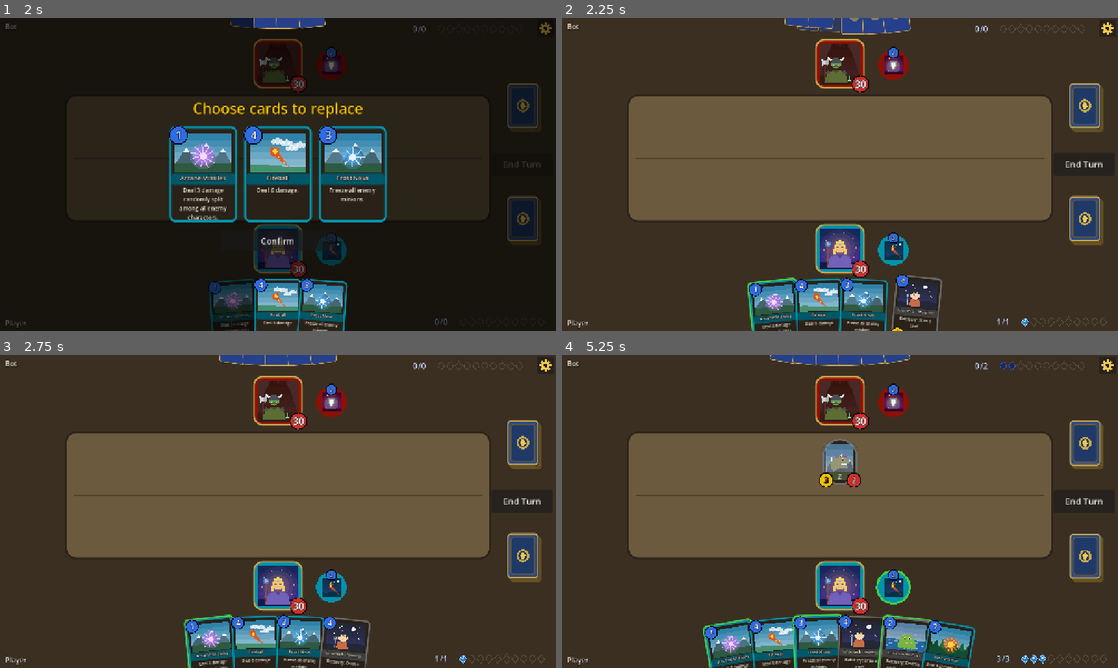
Above: before the commit, frames 1-4 (two rows, left to right).
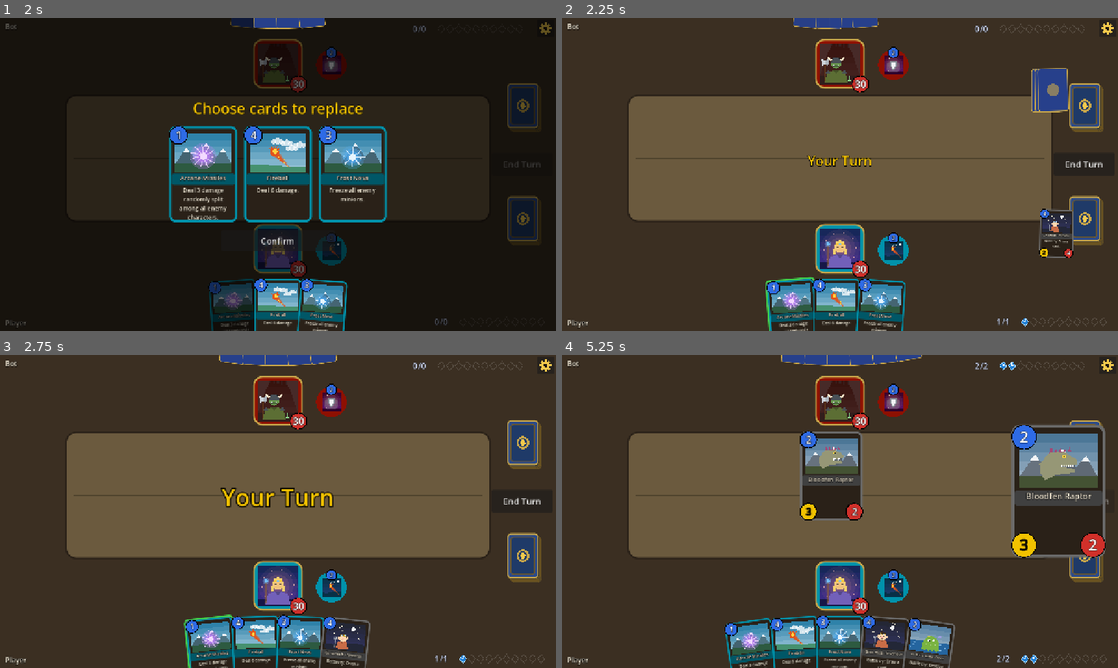
Above: after the commit, the same moments.

Repository: pycz2/classichs
Game: Godot game, scene res://ui/main.tscn
Two runs of this game, one before a commit and one after it. Both use one fixed random seed, a clock stepped at 60 frames per second and the inputs below.
Inputs (mouse positions are in pixels of both pictures, inside the frame that each line leads up to):
- Up to frame 1 (2 s): click "Training" at 0.5 s; click "Play" at 1.25 s
- Up to frame 2 (2.25 s): click "Confirm" at 2 s
- Up to frame 3 (2.75 s): no input
- Up to frame 4 (5.25 s): click "End Turn" at 2.75 s; click "End Turn" at 3.5 s; click (1084, 502) at 4.25 s, where only the run after the commit has a clickable "End Turn"; drag from (840, 511) to (895, 442) at 5.02 s

Frame 1 is identical in both runs. In frame 2, 6.0% of the frame differs, in the area x 33-92%, y 0-100%; in frame 3, 0.7%; in frame 4, 14%, in the area x 25-99%, y 0-100%.

Commit message:
Animation queue: opponent cards turn over in the middle, spells fly and burst, attackers leap at their targets, hero powers flash, secrets show, 'Your Turn' banner; the bot waits for the table
Co-Authored-By: Claude Opus 5.5 <noreply@anthropic.com>

Diff:
--- a/data/i18n/de.json
+++ b/data/i18n/de.json
@@ -251,6 +251,7 @@
 "You're a tough one to bag!": "Ihr seid ein harter Brocken!",
 "Your Hero Power becomes %s": "Eure Heldenfähigkeit wird zu %s",
 "Your Hero Power deals 1 damage. You can use it once per turn.": "Eure Heldenfähigkeit fügt 1 Schaden zu. Sie kann einmal pro Runde eingesetzt werden.",
+"Your Turn": "Ihr seid am Zug",
 "Your card data differs from the opponent's: update the game on both sides": "Eure Kartendaten weichen von denen des Gegners ab: Aktualisiert das Spiel auf beiden Seiten",
 "Your code (send it to your friend)": "Euer Code (sendet ihn an Euren Freund)",
 "Your deck": "Euer Deck",
--- a/data/i18n/es.json
+++ b/data/i18n/es.json
@@ -251,6 +251,7 @@
 "You're a tough one to bag!": "¡Eres duro de cazar!",
 "Your Hero Power becomes %s": "Tu Poder de héroe pasa a ser %s",
 "Your Hero Power deals 1 damage. You can use it once per turn.": "Tu Poder de héroe inflige 1 de daño. Puedes usarlo una vez por turno.",
+"Your Turn": "Tu turno",
 "Your card data differs from the opponent's: update the game on both sides": "Los datos de tus cartas difieren de los del oponente: actualiza el juego en ambos lados",
 "Your code (send it to your friend)": "Tu código (envíaselo a tu amigo)",
 "Your deck": "Tu mazo",
--- a/data/i18n/fr.json
+++ b/data/i18n/fr.json
@@ -251,6 +251,7 @@
 "You're a tough one to bag!": "Tu es un gibier coriace !",
 "Your Hero Power becomes %s": "Votre Pouvoir héroïque devient %s",
 "Your Hero Power deals 1 damage. You can use it once per turn.": "Votre Pouvoir héroïque inflige 1 dégât. Vous pouvez l'utiliser une fois par tour.",
+"Your Turn": "À vous de jouer",
 "Your card data differs from the opponent's: update the game on both sides": "Vos données de cartes diffèrent de celles de l'adversaire : mettez le jeu à jour des deux côtés",
 "Your code (send it to your friend)": "Votre code (envoyez-le à votre ami)",
 "Your deck": "Votre deck",
--- a/data/i18n/it.json
+++ b/data/i18n/it.json
@@ -251,6 +251,7 @@
 "You're a tough one to bag!": "Sei una preda dura da catturare!",
 "Your Hero Power becomes %s": "Il tuo Potere Eroe diventa %s",
 "Your Hero Power deals 1 damage. You can use it once per turn.": "Il tuo Potere Eroe infligge 1 danno. Puoi usarlo una volta per turno.",
+"Your Turn": "Il tuo turno",
 "Your card data differs from the opponent's: update the game on both sides": "I dati delle tue carte differiscono da quelli dell'avversario: aggiorna il gioco da entrambe le parti",
 "Your code (send it to your friend)": "Il tuo codice (invialo al tuo amico)",
 "Your deck": "Il tuo mazzo",
--- a/data/i18n/pl.json
+++ b/data/i18n/pl.json
@@ -251,6 +251,7 @@
 "You're a tough one to bag!": "Trudno cię złapać!",
 "Your Hero Power becomes %s": "Twoja Moc specjalna zmienia się w: %s",
 "Your Hero Power deals 1 damage. You can use it once per turn.": "Twoja Moc specjalna zadaje 1 obrażenie. Możesz jej użyć raz na turę.",
+"Your Turn": "Twoja tura",
 "Your card data differs from the opponent's: update the game on both sides": "Dane kart różnią się od danych przeciwnika: zaktualizujcie grę po obu stronach",
 "Your code (send it to your friend)": "Twój kod (wyślij go znajomemu)",
 "Your deck": "Twoja talia",
--- a/data/i18n/pt_BR.json
+++ b/data/i18n/pt_BR.json
@@ -251,6 +251,7 @@
 "You're a tough one to bag!": "Você é osso duro de roer!",
 "Your Hero Power becomes %s": "Seu Poder Heroico agora é %s",
 "Your Hero Power deals 1 damage. You can use it once per turn.": "Seu Poder Heroico causa 1 de dano. Você pode usá-lo uma vez por turno.",
+"Your Turn": "Sua vez",
 "Your card data differs from the opponent's: update the game on both sides": "Os dados das suas cartas diferem dos do oponente: atualizem o jogo dos dois lados",
 "Your code (send it to your friend)": "Seu código (envie ao seu amigo)",
 "Your deck": "Seu baralho",
--- a/data/i18n/ru.json
+++ b/data/i18n/ru.json
@@ -251,6 +251,7 @@
 "You're a tough one to bag!": "Тебя непросто поймать!",
 "Your Hero Power becomes %s": "Ваша сила героя теперь: %s",
 "Your Hero Power deals 1 damage. You can use it once per turn.": "Ваша сила героя наносит 1 урон. Её можно использовать раз в ход.",
+"Your Turn": "Ваш ход",
 "Your card data differs from the opponent's: update the game on both sides": "Данные карт у вас и у соперника различаются: обновите игру у обоих",
 "Your code (send it to your friend)": "Ваш код (отправьте его другу)",
 "Your deck": "Ваша колода",
--- a/game/match.gd
+++ b/game/match.gd
@@ -16,6 +16,8 @@
 var remote := -1
 ## Seconds between bot actions; 0 = the bot moves at once (tests).
 var bot_delay := 0.6
+## The table may still be animating: the bot waits until this returns false.
+var busy: Callable = func() -> bool: return false
 var _bot_scheduled := false
 var _finished := false
 
@@ -129,6 +131,9 @@
 	_bot_scheduled = true
 	get_tree().create_timer(bot_delay).timeout.connect(func():
 		_bot_scheduled = false
+		if busy.call():
+			_after()  # look again a moment later
+			return
 		if is_bot_turn():
 			_bot_step()
 			_after())
--- a/ui/match_view.gd
+++ b/ui/match_view.gd
@@ -63,6 +63,10 @@
 var _press := {}
 var _dragging := false
 var _arrow := TargetArrow.new()
+## Event batches waiting for their animation; while one plays the table is busy.
+var _queue: Array = []
+var _busy := false
+var _final_refresh := false
 var _names: Array[Label] = []
 var _hint: Label
 var _hint_timer := 0.0
@@ -150,6 +154,7 @@
 
 func bind(m: Match) -> void:
 	controller = m
+	m.busy = func() -> bool: return _busy
 	add_child(m)
 	m.changed.connect(_on_changed)
 	m.finished.connect(func(_w): refresh())
@@ -270,7 +275,7 @@
 # --- drag and drop ------------------------------------------------------------------
 
 func _on_press(v: EntityView) -> void:
-	if not my_action() or _overlay != null:
+	if not my_action() or _overlay != null or _busy:
 		return
 	if _sel.get("stage", "") in ["target", "position"]:
 		click_entity(v.entity_id)  # finishing a click-mode choice
@@ -620,6 +625,9 @@
 
 
 func refresh() -> void:
+	if _busy and not _final_refresh:
+		_apply_glows()  # the layout changes when the running animation ends
+		return
 	var me := viewer()
 	var opp := g.opponent(me)
 	var want := {}
@@ -943,6 +951,8 @@
 
 
 func _on_end_turn() -> void:
+	if _busy:
+		return
 	if tutorial and my_action():
 		var why := tutorial.end_turn_block(g, viewer())
 		if why != "":
@@ -970,8 +980,8 @@
 	if _tooltip:
 		_tooltip.queue_free()
 		_tooltip = null
-	if not on:
-		return
+	if not on or _dragging or _sel.get("stage", "") == "target":
+		return  # no card pop-ups while aiming
 	var e := g.ent(v.entity_id)
 	if e and e.zone == "HAND" and e.controller == viewer():
 		return  # the card itself rises in the hand
@@ -988,6 +998,194 @@
 # --- events and effects ---------------------------------------------------------
 
 func _on_changed(events: Array) -> void:
+	if Anim.instant or not is_inside_tree():
+		_effects_now(events)
+		return
+	_queue.append(events)
+	if not _busy:
+		_play_queue()
+
+
+func _play_queue() -> void:
+	_busy = true
+	while not _queue.is_empty():
+		await _animate(_queue.pop_front())
+	_busy = false
+	refresh()
+
+
+## Plays one batch: what happens before the layout changes (cards shown,
+## attacks, spells flying), then the layout, then numbers and sounds.
+func _animate(events: Array) -> void:
+	var me := viewer()
+	for ev in events:
+		match ev.type:
+			"play":
+				await _show_played(ev)
+			"attack":
+				await _lunge(ev.attacker, ev.defender)
+			"hero_power":
+				await _pulse(ev.entity, ev.get("target", -1))
+			"secret_revealed":
+				await _reveal(ev.card)
+			"turn_start":
+				if ev.get("player", -1) == me and ev.has("turn"):
+					_banner(tr("Your Turn"))
+	_final_refresh = true
+	_effects_now(events)
+	_final_refresh = false
+	await _wait(0.32)
+
+
+func _wait(t: float) -> void:
+	if Anim.d(t) > 0.0 and is_inside_tree():
+		await get_tree().create_timer(Anim.d(t)).timeout
+
+
+func _center_of(id: int) -> Vector2:
+	var v: EntityView = _views.get(id)
+	return v.position + v.size * v.scale / 2.0 if v else Vector2(640, 330)
+
+
+## A card is played: the opponent's card turns over in the middle of the table;
+## your spells fly up and glow; a spell with a target sends its bolt.
+func _show_played(ev: Dictionary) -> void:
+	var e := g.ent(ev.entity)
+	var v: EntityView = _views.get(ev.entity)
+	if e == null or not v is CardView:
+		return
+	var own: bool = ev.get("player", -1) == viewer()
+	var cv := v as CardView
+	cv.z_index = 60
+	if not own:
+		if not ev.get("secret", false):
+			cv.face_up = true
+			cv.show_entity(e, g)
+		_glide(cv, Vector2(560, 210) - cv.pivot_offset * 0.0, 1.2, 0.0, 0.35)
+		await _wait(0.9)
+	elif not e.is_minion():
+		_glide(cv, Vector2(580, 200), 1.1, 0.0, 0.25)
+		await _wait(0.35)
+	if not e.is_minion() and ev.get("target", -1) >= 0:
+		await _bolt(_center_of(ev.entity), _center_of(ev.target), _element_color(e.card_id))
+	if not e.is_minion() and not e.is_weapon():
+		var tw := cv.create_tween().set_parallel()
+		tw.tween_property(cv, "modulate:a", 0.0, Anim.d(0.25))
+		tw.tween_property(cv, "scale", cv.scale * 1.3, Anim.d(0.25))
+		await tw.finished
+
+
+func _element_color(card_id: String) -> Color:
+	var d := Art.design(card_id)
+	if d.kind == "spell":
+		return Color(Art.ELEMENT_COLORS[d.subject[0]][0])
+	return Color("ffd43b")
+
+
+## A glowing bolt flies from a to b.
+func _bolt(a: Vector2, b: Vector2, col: Color) -> void:
+	var orb := _Orb.new()
+	orb.color = col
+	orb.position = a
+	_fx.add_child(orb)
+	var tw := orb.create_tween().set_trans(Tween.TRANS_QUAD).set_ease(Tween.EASE_IN)
+	tw.tween_property(orb, "position", b, Anim.d(0.32))
+	await tw.finished
+	orb.burst()
+
+
+## The attacker leaps at its target and back.
+func _lunge(attacker: int, defender: int) -> void:
+	var v: EntityView = _views.get(attacker)
+	if v == null:
+		return
+	var home := v.position
+	var target := _center_of(defender) - v.size * v.scale / 2.0
+	v.z_index = 40
+	var tw := v.create_tween().set_trans(Tween.TRANS_BACK).set_ease(Tween.EASE_IN)
+	tw.tween_property(v, "position", home.lerp(target, 0.82), Anim.d(0.22))
+	await tw.finished
+	Sound.play("attack")
+	if Match.shake_enabled:
+		_shake()
+	var back := v.create_tween().set_trans(Tween.TRANS_CUBIC).set_ease(Tween.EASE_OUT)
+	back.tween_property(v, "position", home, Anim.d(0.24))
+	await back.finished
+	v.z_index = 0
+
+
+## The hero power button flashes; a targeted power sends its bolt.
+func _pulse(id: int, target: int) -> void:
+	var v: EntityView = _views.get(id)
+	if v == null:
+		return
+	v.pivot_offset = v.size / 2.0
+	var tw := v.create_tween()
+	tw.tween_property(v, "scale", Vector2(1.3, 1.3), Anim.d(0.14))
+	tw.tween_property(v, "scale", Vector2.ONE, Anim.d(0.14))
+	await tw.finished
+	if target >= 0:
+		await _bolt(_center_of(id), _center_of(target), _element_color(g.ent(id).card_id))
+
+
+## A revealed Secret shows big in the middle for a moment.
+func _reveal(card_id: String) -> void:
+	var cv := CardView.make(card_id, 1.4)
+	cv.mouse_filter = Control.MOUSE_FILTER_IGNORE
+	cv.position = Vector2(640, 330) - cv.size / 2.0
+	cv.pivot_offset = cv.size / 2.0
+	cv.scale = Vector2(0.2, 0.2)
+	_fx.add_child(cv)
+	var tw := cv.create_tween()
+	tw.tween_property(cv, "scale", Vector2.ONE, Anim.d(0.2)).set_trans(Tween.TRANS_BACK).set_ease(Tween.EASE_OUT)
+	tw.tween_interval(Anim.d(0.8))
+	tw.tween_property(cv, "modulate:a", 0.0, Anim.d(0.25))
+	tw.tween_callback(cv.queue_free)
+	await _wait(0.9)
+
+
+func _banner(text: String) -> void:
+	var l := Palette.label(text, 54, Palette.ATTACK)
+	l.add_theme_constant_override("outline_size", 10)
+	l.horizontal_alignment = HORIZONTAL_ALIGNMENT_CENTER
+	l.size = Vector2(1280, 80)
+	l.position = Vector2(0, 290)
+	l.pivot_offset = l.size / 2.0
+	l.scale = Vector2(0.4, 0.4)
+	l.mouse_filter = Control.MOUSE_FILTER_IGNORE
+	_fx.add_child(l)
+	var tw := l.create_tween()
+	tw.tween_property(l, "scale", Vector2.ONE, Anim.d(0.25)).set_trans(Tween.TRANS_BACK).set_ease(Tween.EASE_OUT)
+	tw.tween_interval(Anim.d(0.7))
+	tw.tween_property(l, "modulate:a", 0.0, Anim.d(0.3))
+	tw.tween_callback(l.queue_free)
+
+
+class _Orb:
+	extends Control
+	var color := Color.WHITE
+	var _boom := 0.0
+
+	func _ready() -> void:
+		mouse_filter = Control.MOUSE_FILTER_IGNORE
+
+	func burst() -> void:
+		var tw := create_tween()
+		tw.tween_property(self, "_boom", 1.0, Anim.d(0.25))
+		tw.parallel().tween_property(self, "modulate:a", 0.0, Anim.d(0.25))
+		tw.tween_callback(queue_free)
+
+	func _process(_d: float) -> void:
+		queue_redraw()
+
+	func _draw() -> void:
+		var r := 14.0 + _boom * 50.0
+		draw_circle(Vector2.ZERO, r * 1.6, Color(color, 0.25))
+		draw_circle(Vector2.ZERO, r, color)
+		draw_circle(Vector2.ZERO, r * 0.45, Color(1, 1, 1, 0.9))
+
+
+func _effects_now(events: Array) -> void:
 	var old := {}
 	for id in _views:
 		old[id] = _views[id].position + _views[id].size / 2.0
